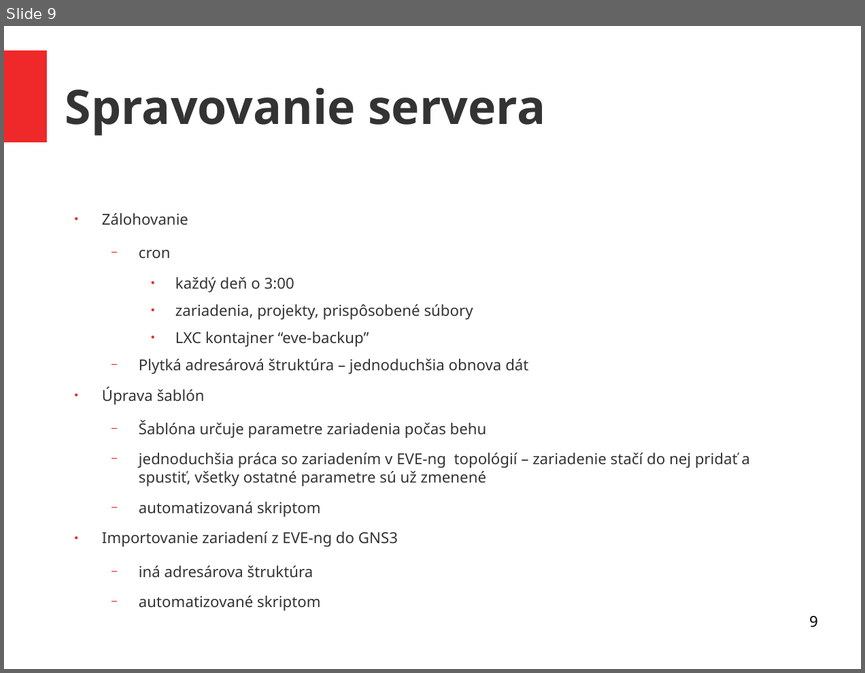
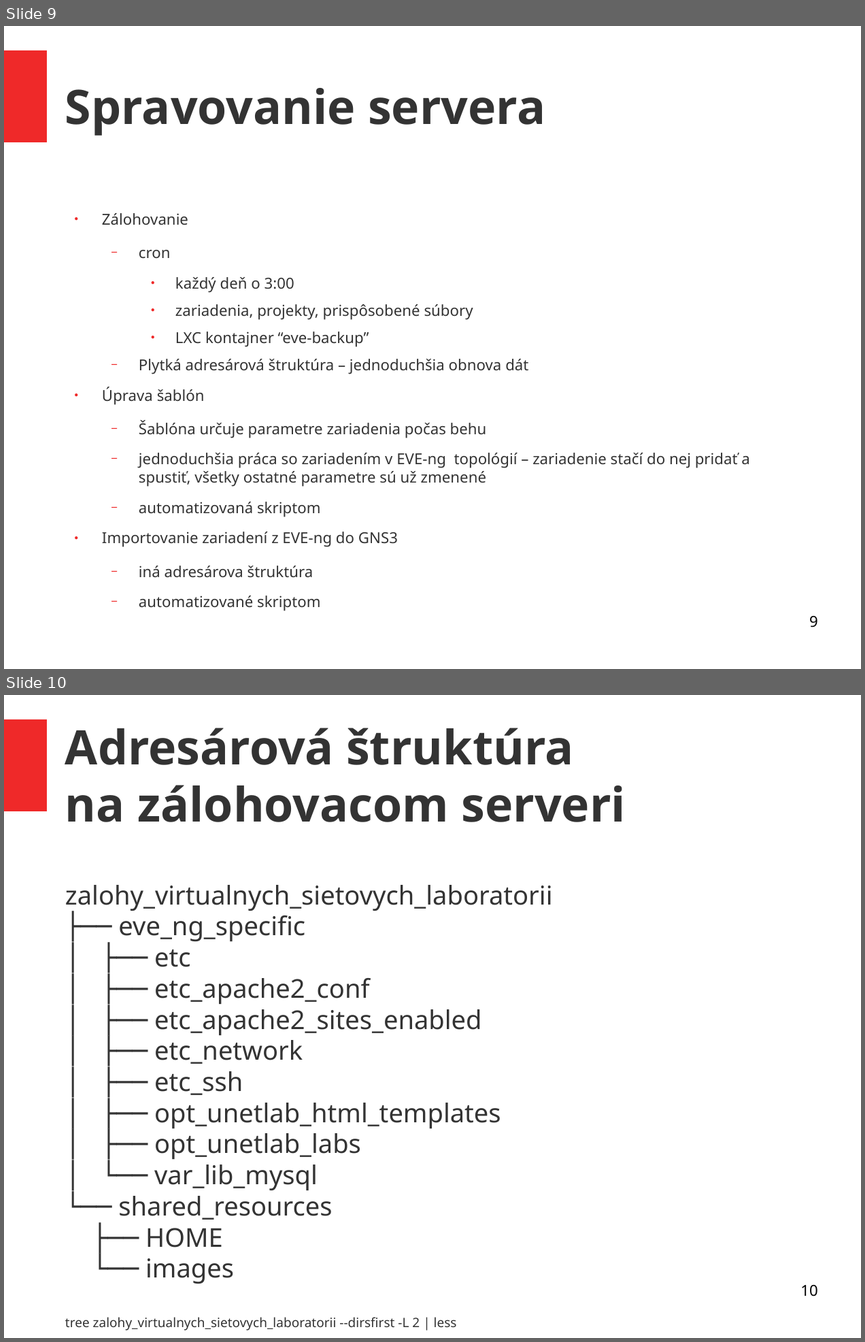
Before and after one commit to kyberdrb/Ing_Projekt-Virtualne_sietove_laboratoria, a slide deck: sisila_panel_story_prezentacia.odp. Shown one above the other, each under a label of ours: slide 9 before the commit, slides 9 and 10 after it. The pictures are 865x673 and 865x1342 pixels, drawn with LibreOffice and Linux fonts; fonts in the diff are those of the drawing. Boxes give left, top, right and bottom in pixels: in the first picture for what was removed or moved away, otherwise in the second. Text is boxed around its words. In the diff, an @@ line names an element or a change of style, - is before the commit and + after.

```diff
--- a/sisila_panel_story_prezentacia.odp
+++ b/sisila_panel_story_prezentacia.odp
@@ slide 10 added at box(4, 695, 861, 1338), background #FFFFFF; not listed: 1 template element that a slide beside it also shows @@
@@ title added at box(65, 728, 626, 822), 44 pt, text #333333, bold @@
+Adresárová štruktúra
+na zálohovacom serveri
@@ text added at box(65, 885, 553, 1330), 24 pt, text #333333 @@
+zalohy_virtualnych_sietovych_laboratorii
+├── eve_ng_specific
+│ ├── etc
+│ ├── etc_apache2_conf
+│ ├── etc_apache2_sites_enabled
+│ ├── etc_network
+│ ├── etc_ssh
+│ ├── opt_unetlab_html_templates
+│ ├── opt_unetlab_labs
+│ └── var_lib_mysql
+└── shared_resources
+├── HOME
+└── images
+tree zalohy_virtualnych_sietovych_laboratorii --dirsfirst -L 2 | less
@@ page number added at box(800, 1285, 817, 1296), 14 pt, text #000000 @@
+10
```
Also in this commit, not shown: 3 slides changed, 1 other slide added, 2 other files.
